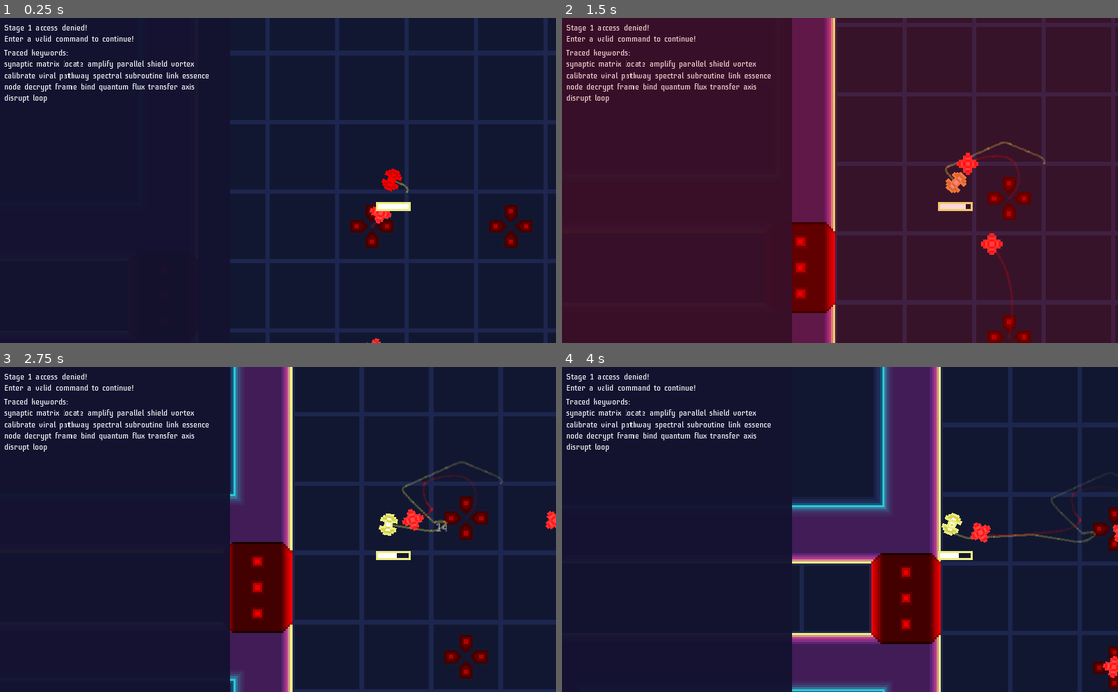
Above: before the commit, frames 1-4 (two rows, left to right).
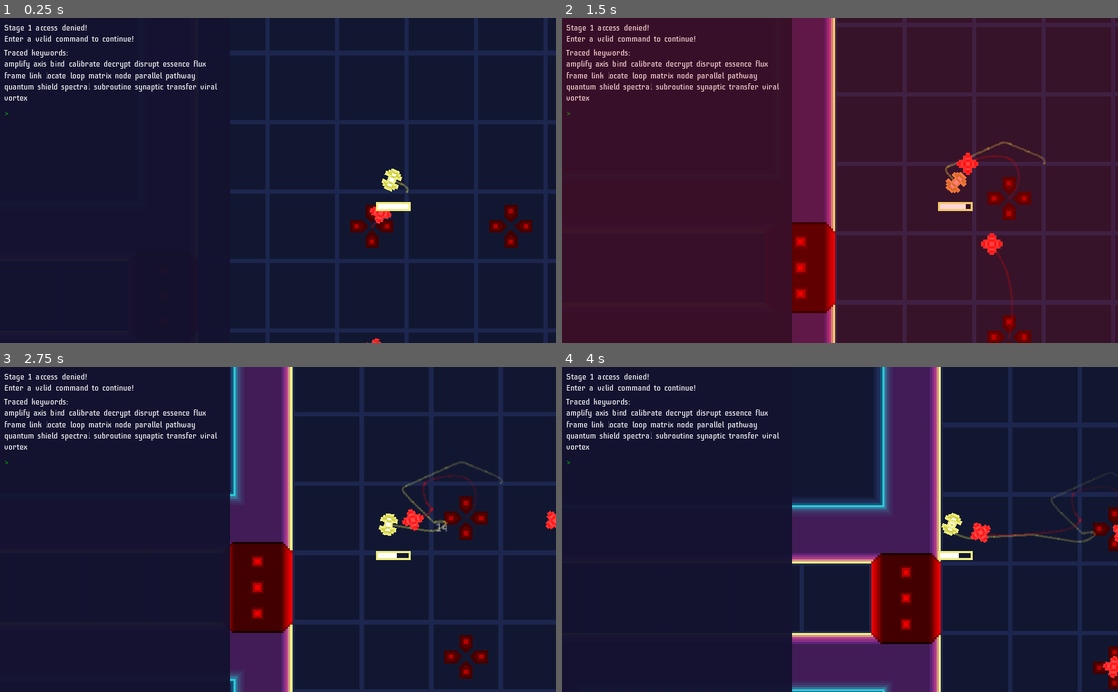
Above: after the commit, the same moments.

Repository: kosinaz/loop-breakerz
Game: Godot game, scene res://map.tscn
The game is run twice, just before and just after one commit, with the same random seed, the same clock (stepped at 60 frames per second) and the same inputs.
Inputs (mouse positions are in pixels of both pictures, inside the frame that each line leads up to):
- Up to frame 1 (0.25 s): no input
- Up to frame 2 (1.5 s): tap Enter at 0.5 s; move the mouse to (812, 245) at 0.52 s; tap 0 at 0.6, 1.35 s; move the mouse to (1006, 229) at 1.27 s
- Up to frame 3 (2.75 s): move the mouse to (111, 480) at 2.02 s; tap 0 at 2.1 s
- Up to frame 4 (4 s): move the mouse to (867, 529) at 2.77 s; tap 0 at 2.85, 3.6 s; move the mouse to (756, 448) at 3.52 s

The runs differ from the first frame. In frame 1, 1.4% of the frame differs, in the area x 0-73%, y 13-54%; in frame 2, 1.2%; in frame 3, 1.3%; in frame 4, 1.3%.

Commit message:
add colored reveal

Diff:
--- a/Loop Breakerz/breaker-panel.gd
+++ b/Loop Breakerz/breaker-panel.gd
@@ -50,7 +50,7 @@
 		expected_command += commands[i][0] + " "
 	expected_command = expected_command.rstrip(" ")
 	print(expected_command)
-	keywords.shuffle()
+	keywords.sort()
 	keywords_label.text = "Traced keywords:\n"
 	for keyword in keywords:
 		keywords_label.text += keyword + " "
@@ -60,15 +60,13 @@
 		return
 	var c = event.as_text().to_lower()
 	if c == "enter":
-		print(command_label.text.split(" "))
 		if command_label.text.rstrip(" ") == expected_command:
 			if stage < 3:
 				stage += 1
 			generate()
 		elif command_label.text.rstrip(" ").split(" ").size() == 4:
-			guesses.append(command_label.text)
 			var guess = command_label.duplicate()
-			guess.text = guess.text
+			guess.text = guess.text.rstrip(" ")
 			guesses_container.add_child(guess)
 		command_label.text = ""
 		return
@@ -86,30 +84,19 @@
 
 
 func reveal_next():
-	print(revealed)
 	if guesses_container.get_child_count() <= revealed + 1:
 		return
 	revealed += 1
-	var guess = guesses_container.get_child(revealed).text
-	print(guess)
-	var words = guess.split(" ")
-#	var correct_words = expected_command.split(" ")
-#	var feedback = []
-#
-#	# Compare each word in the guess with the expected command
-#	for i in range(guess_words.size()):
-#		if guess_words[i] == correct_words[i]:
-#			feedback.append("correct")  # Correct word in correct place
-#		elif correct_words.has(guess_words[i]):
-#			feedback.append("wrong_place")  # Correct word in wrong place
-#		else:
-#			feedback.append("wrong")  # Wrong word
-#
-#	# Now reveal the correct words and their locations using feedback
-#	for i in range(feedback.size()):
-#		if feedback[i] == "correct":
-#			revealed.append(guess_words[i] + "_correct")
-#		elif feedback[i] == "wrong_place":
-#			revealed.append(guess_words[i] + "_wrong_place")
-#
-#	reveal()  # Update the lines with the feedback
+	var guess = guesses_container.get_child(revealed)
+	var words = guess.text.split(" ")
+	var expected_words = expected_command.split(" ")
+	var revealed_text = ""
+	for i in range(words.size()):
+		if expected_words[i] == words[i]:
+			revealed_text += "[color=#00ff00]" + words[i] + "[/color] "
+			continue
+		if expected_words.has(words[i]):
+			revealed_text += "[color=yellow][u]" + words[i] + "[/u][/color] "
+			continue
+		revealed_text += "[color=red][s]" + words[i] + "[/s][/color] "
+	guess.bbcode_text = revealed_text
--- a/Loop Breakerz/breaker-panel.tscn
+++ b/Loop Breakerz/breaker-panel.tscn
@@ -32,34 +32,48 @@
 [node name="Response" type="RichTextLabel" parent="Panel/VBoxContainer"]
 unique_name_in_owner = true
 margin_right = 408.0
-margin_bottom = 42.0
+margin_bottom = 21.0
 custom_fonts/normal_font = SubResource( 1 )
-text = "Stage 1 access denied!
-Enter a valid command to continue!"
+bbcode_enabled = true
 fit_content_height = true
 
 [node name="Keywords" type="RichTextLabel" parent="Panel/VBoxContainer"]
 unique_name_in_owner = true
-margin_top = 46.0
+margin_top = 25.0
 margin_right = 408.0
-margin_bottom = 67.0
+margin_bottom = 46.0
 custom_fonts/normal_font = SubResource( 1 )
 text = "Traced keywords: "
 fit_content_height = true
 
 [node name="Guesses" type="VBoxContainer" parent="Panel/VBoxContainer"]
 unique_name_in_owner = true
-margin_top = 71.0
+margin_top = 50.0
 margin_right = 408.0
-margin_bottom = 71.0
+margin_bottom = 50.0
 
-[node name="Command" type="RichTextLabel" parent="Panel/VBoxContainer"]
+[node name="HBoxContainer" type="HBoxContainer" parent="Panel/VBoxContainer"]
+margin_top = 54.0
+margin_right = 408.0
+margin_bottom = 75.0
+
+[node name="Cursor" type="Label" parent="Panel/VBoxContainer/HBoxContainer"]
+margin_top = 3.0
+margin_right = 8.0
+margin_bottom = 17.0
+size_flags_stretch_ratio = 0.25
+custom_colors/font_color = Color( 0, 1, 0.0156863, 1 )
+text = ">"
+
+[node name="Command" type="RichTextLabel" parent="Panel/VBoxContainer/HBoxContainer"]
 unique_name_in_owner = true
-margin_top = 75.0
+margin_left = 12.0
 margin_right = 408.0
-margin_bottom = 96.0
+margin_bottom = 21.0
+size_flags_horizontal = 3
 size_flags_stretch_ratio = 0.25
 custom_fonts/normal_font = SubResource( 2 )
+bbcode_enabled = true
 fit_content_height = true
 
 [node name="Overlay" type="ColorRect" parent="."]
--- a/Loop Breakerz/looper.tscn
+++ b/Loop Breakerz/looper.tscn
@@ -61,7 +61,6 @@
 color_ramp = SubResource( 2 )
 
 [node name="Sprite" type="Sprite" parent="."]
-modulate = Color( 1, 0, 0, 1 )
 rotation = 1.5708
 texture = ExtResource( 1 )
 
